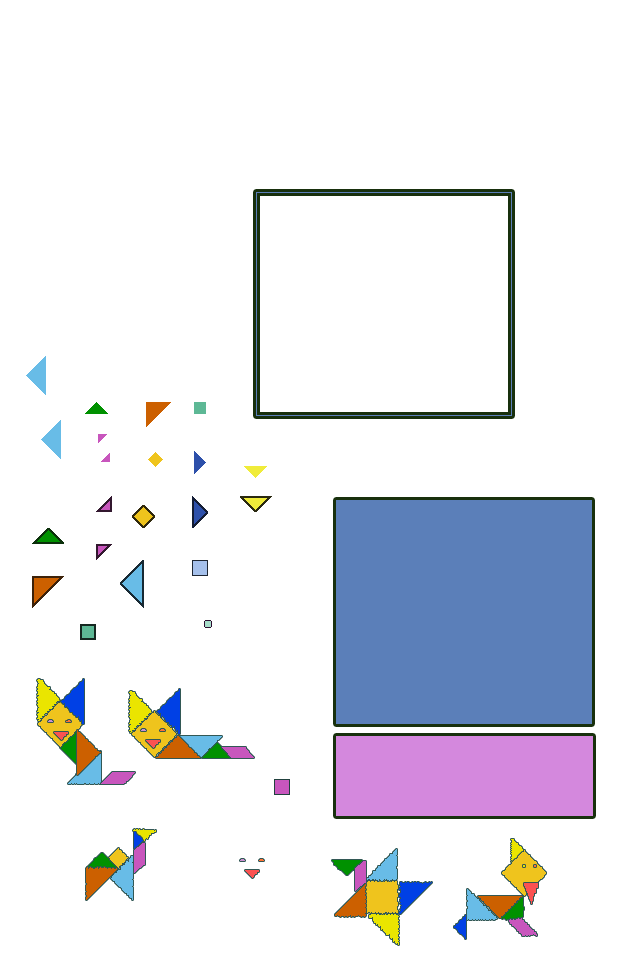
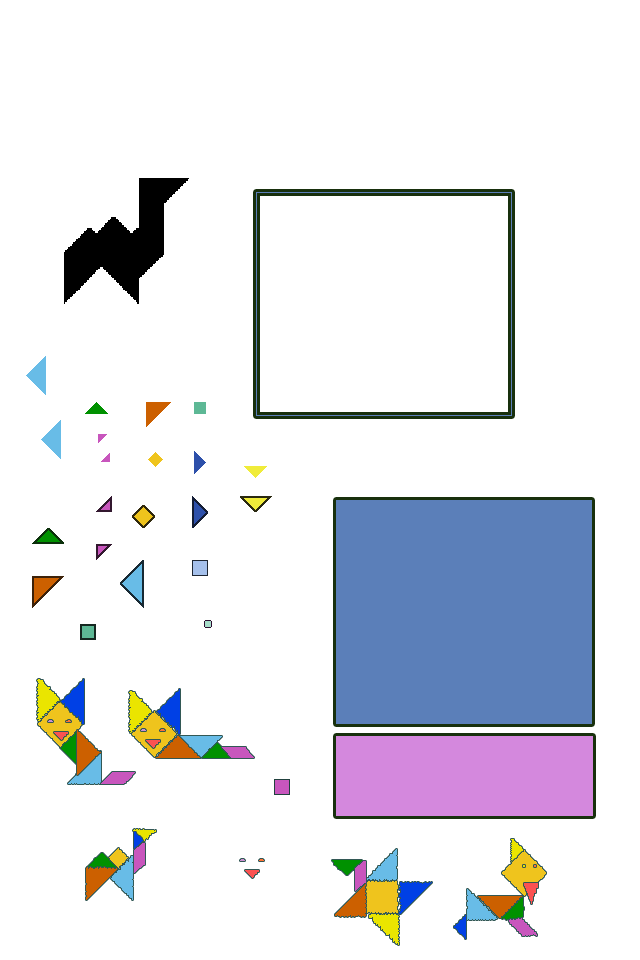
Layered file, before and after one edit (640 x 960). Changes by layer:
added layer "Слой 3" above "Прямоугольник 1 копия 4" over [64,178,189,304]
